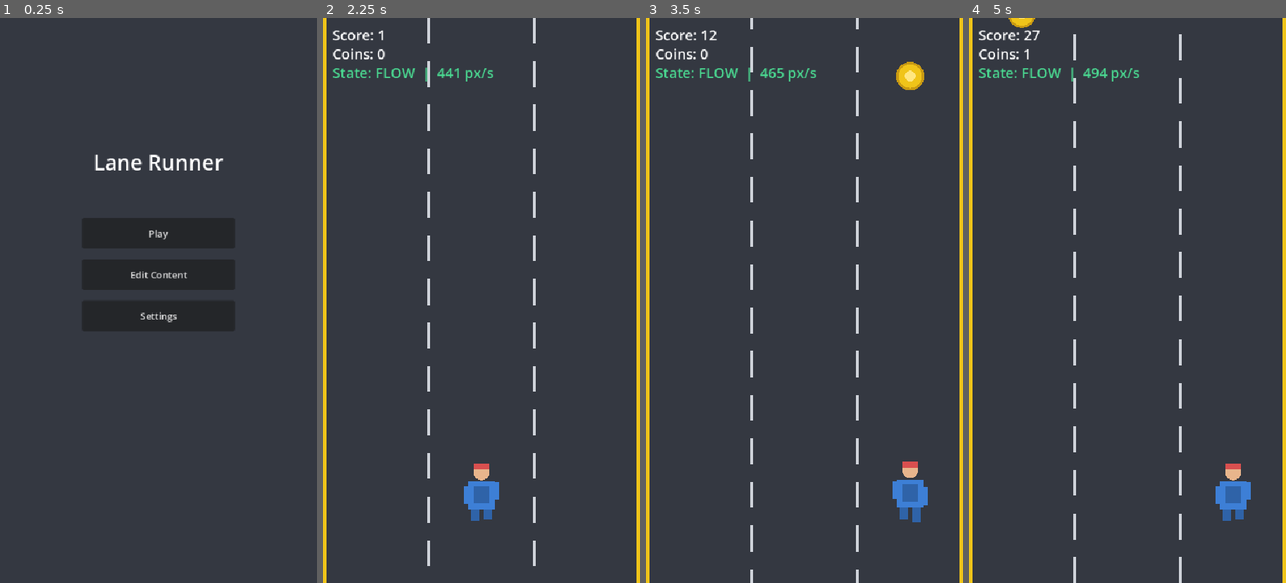
Above: before the commit, frames 1-4 (left to right).
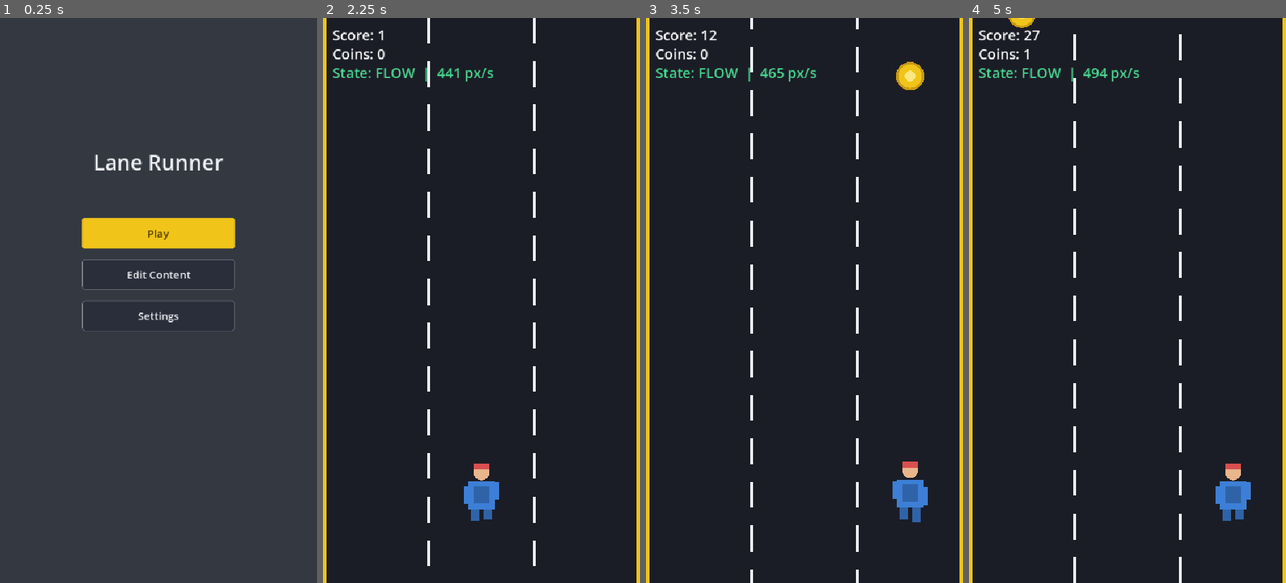
Above: after the commit, the same moments.

Repository: LauxThomas/AffectiveFlowAI_Engine
Game: Godot game, scene res://ui/main_menu.tscn
Same seed, same stepped clock (60 frames per second), same inputs: the game is played once before the commit and once after it.
Inputs (mouse positions are in pixels of both pictures, inside the frame that each line leads up to):
- Up to frame 1 (0.25 s): no input
- Up to frame 2 (2.25 s): click "Edit Content" at 0.5 s; click "< Menu" at 1.25 s; click "Play" at 2 s
- Up to frame 3 (3.5 s): tap Enter at 2.75 s; move the mouse to (874, 272) at 2.77 s; hold D from 2.78 s (still down); click (874, 272) at 2.92 s
- Up to frame 4 (5 s): release D at 3.5 s; drag from (1064, 328) to (1232, 492) at 3.52 s; move the mouse to (1159, 176) at 4.27 s; hold D from 4.28 s (still down)

The runs differ from the first frame. In frame 1, 3.4% of the frame differs, in the area x 25-75%, y 35-56%; in frame 2, 96%, in the area x 1-99%, y 0-100%; in frame 3, 96%; in frame 4, 96%.

Commit message:
Apply a project-wide visual identity via Godot Theme - no art assets needed
Following the visual identity reference (docs/TECHNICAL_BRIEF.md),
applies everything reachable through Theme alone: a new AppTheme
builder (Button/PrimaryButton/PanelContainer/ProgressBar/LineEdit
styles, colors pulled from what's already in the game - coins/lane
edges were already gold), applied project-wide via a new
ThemeBootstrap autoload so every scene picks it up automatically.

PrimaryButton (gold) applied to the one primary action per screen:
Play, Resume, Save Pack. main.gd's procedural world colors now
reference AppTheme constants instead of ad hoc hex literals. The debug
HUD's load meter recolors by cognitive state, matching the load
chart's own coloring. The question overlay's scaffold highlight
changed from a green color wash to a gold-bordered override -
deliberately not the FLOW-state green, to avoid the two reading as the
same signal.

Verified: triggered the question overlay's scaffold styling and
confirmed correct resolve/unpause, confirmed the pause menu's new
PrimaryButton Resume button opens/closes correctly via simulated ESC,
and loaded the menu/game/content-editor scenes headlessly with zero
errors. This confirms the theme applies and every touched path runs
without error - not a visual approval, which needs the actual editor
or exported build. Real sprite art, icons, and custom typography still
need an actual designer.

Diff:
--- a/editor/content_editor.tscn
+++ b/editor/content_editor.tscn
@@ -164,6 +164,7 @@
 
 [node name="SaveButton" type="Button" parent="Scroll/VBox/ActionButtons"]
 layout_mode = 2
+theme_type_variation = &"PrimaryButton"
 text = "Save Pack"
 
 [node name="PlayTestButton" type="Button" parent="Scroll/VBox/ActionButtons"]
--- a/game/main.gd
+++ b/game/main.gd
@@ -281,11 +281,15 @@
 	state_label.add_theme_color_override("font_color", AffectiveTypes.STATE_COLOR[state] as Color)
 
 # ─── Straße zeichnen ───────────────────────────────────────
+# Colors match the project-wide identity (ui/app_theme.gd): AppTheme.INK_2
+# for the asphalt (slightly lighter than pure UI black, keeps the game
+# world visually distinct from UI chrome) and AppTheme.GOLD for the edges,
+# already what this drew before the identity pass formalized it.
 func _draw() -> void:
 	var vp := get_viewport_rect().size
-	draw_rect(Rect2(Vector2.ZERO, vp), Color("343841"))          # Asphalt
-	draw_rect(Rect2(0, 0, 6, vp.y), Color("f0c419"))             # Rand links
-	draw_rect(Rect2(vp.x - 6, 0, 6, vp.y), Color("f0c419"))      # Rand rechts
+	draw_rect(Rect2(Vector2.ZERO, vp), AppTheme.INK_2)               # Asphalt
+	draw_rect(Rect2(0, 0, 6, vp.y), AppTheme.GOLD)                   # Rand links
+	draw_rect(Rect2(vp.x - 6, 0, 6, vp.y), AppTheme.GOLD)            # Rand rechts
 
 	# gestrichelte Lane-Trenner, nach unten scrollend
 	var period := 74.0
@@ -294,5 +298,5 @@
 		var line_x := vp.x * float(d) / float(LANE_COUNT)
 		var y := -period + off
 		while y < vp.y:
-			draw_rect(Rect2(line_x - 3.0, y, 6.0, 44.0), Color("cfd3da"))
+			draw_rect(Rect2(line_x - 3.0, y, 6.0, 44.0), AppTheme.PAPER)
 			y += period
--- a/project.godot
+++ b/project.godot
@@ -20,6 +20,7 @@
 
 [autoload]
 
+ThemeBootstrap="*res://ui/theme_bootstrap.gd"
 AffectiveEngine="*res://affective/affective_engine.gd"
 GameSession="*res://game/game_session.gd"
 
@@ -31,4 +32,4 @@
 
 [rendering]
 
-environment/defaults/default_clear_color=Color(0.203922, 0.219608, 0.254902, 1)
+environment/defaults/default_clear_color=Color(0.070588, 0.07451, 0.098039, 1)
--- /dev/null
+++ b/ui/app_theme.gd
@@ -0,0 +1,116 @@
+# Project-wide visual identity, applied without any custom art assets -
+# see the visual identity reference linked from docs/TECHNICAL_BRIEF.md.
+# Colors are pulled straight from what already exists in the codebase:
+# AffectiveTypes.STATE_COLOR for the three cognitive states, and the gold
+# already used for coins/lane edges/obstacle warning stripes as the one
+# accent. This gets the game most of the way to "looks considered" without
+# needing a 2D artist - actual sprite art, icons, and custom fonts are
+# still a real design-pass gap this can't close.
+extends RefCounted
+class_name AppTheme
+
+const INK := Color("121319")
+const INK_2 := Color("1b1d26")
+const INK_3 := Color("2a2d3a")
+const PAPER := Color("eceef1")
+const GOLD := Color("f0c419")
+const GOLD_INK := Color("4a3900")
+
+static func build() -> Theme:
+	var theme := Theme.new()
+	theme.default_font_size = 18
+
+	_style_panel(theme)
+	_style_button(theme)
+	_style_primary_button(theme)
+	_style_progress_bar(theme)
+	_style_misc(theme)
+
+	return theme
+
+static func _style_panel(theme: Theme) -> void:
+	var panel_style := StyleBoxFlat.new()
+	panel_style.bg_color = Color(INK_2, 0.96)
+	panel_style.border_color = INK_3
+	panel_style.set_border_width_all(1)
+	panel_style.set_corner_radius_all(8)
+	panel_style.set_content_margin_all(14.0)
+	theme.set_stylebox("panel", "PanelContainer", panel_style)
+
+static func _style_button(theme: Theme) -> void:
+	var normal := StyleBoxFlat.new()
+	normal.bg_color = INK_3
+	normal.border_color = Color(PAPER, 0.16)
+	normal.set_border_width_all(1)
+	normal.set_corner_radius_all(4)
+	normal.set_content_margin_all(10.0)
+
+	var hover := normal.duplicate() as StyleBoxFlat
+	hover.border_color = GOLD
+
+	var pressed := normal.duplicate() as StyleBoxFlat
+	pressed.bg_color = INK
+
+	var disabled := normal.duplicate() as StyleBoxFlat
+	disabled.bg_color = Color(INK_3, 0.5)
+	disabled.border_color = Color(PAPER, 0.08)
+
+	theme.set_stylebox("normal", "Button", normal)
+	theme.set_stylebox("hover", "Button", hover)
+	theme.set_stylebox("pressed", "Button", pressed)
+	theme.set_stylebox("focus", "Button", hover)
+	theme.set_stylebox("disabled", "Button", disabled)
+	theme.set_color("font_color", "Button", PAPER)
+	theme.set_color("font_hover_color", "Button", GOLD)
+	theme.set_color("font_pressed_color", "Button", GOLD)
+	theme.set_color("font_disabled_color", "Button", Color(PAPER, 0.4))
+
+static func _style_primary_button(theme: Theme) -> void:
+	theme.set_type_variation("PrimaryButton", "Button")
+
+	var normal := StyleBoxFlat.new()
+	normal.bg_color = GOLD
+	normal.set_corner_radius_all(4)
+	normal.set_content_margin_all(10.0)
+
+	var hover := normal.duplicate() as StyleBoxFlat
+	hover.bg_color = GOLD.lightened(0.15)
+
+	var pressed := normal.duplicate() as StyleBoxFlat
+	pressed.bg_color = GOLD.darkened(0.15)
+
+	theme.set_stylebox("normal", "PrimaryButton", normal)
+	theme.set_stylebox("hover", "PrimaryButton", hover)
+	theme.set_stylebox("pressed", "PrimaryButton", pressed)
+	theme.set_stylebox("focus", "PrimaryButton", hover)
+	theme.set_color("font_color", "PrimaryButton", GOLD_INK)
+	theme.set_color("font_hover_color", "PrimaryButton", GOLD_INK)
+	theme.set_color("font_pressed_color", "PrimaryButton", GOLD_INK)
+
+static func _style_progress_bar(theme: Theme) -> void:
+	var bg := StyleBoxFlat.new()
+	bg.bg_color = INK
+	bg.set_corner_radius_all(3)
+	var fill := StyleBoxFlat.new()
+	fill.bg_color = GOLD
+	fill.set_corner_radius_all(3)
+	theme.set_stylebox("background", "ProgressBar", bg)
+	theme.set_stylebox("fill", "ProgressBar", fill)
+
+static func _style_misc(theme: Theme) -> void:
+	theme.set_color("font_color", "Label", PAPER)
+	theme.set_color("font_color", "CheckBox", PAPER)
+	theme.set_color("font_color", "RichTextLabel", PAPER)
+	theme.set_color("default_color", "RichTextLabel", PAPER)
+	theme.set_color("font_color", "LineEdit", PAPER)
+	theme.set_color("font_color", "SpinBox", PAPER)
+	theme.set_color("separator", "HSeparator", Color(PAPER, 0.12))
+	theme.set_constant("separation", "HSeparator", 12)
+
+	var line_edit_normal := StyleBoxFlat.new()
+	line_edit_normal.bg_color = INK
+	line_edit_normal.border_color = Color(PAPER, 0.18)
+	line_edit_normal.set_border_width_all(1)
+	line_edit_normal.set_corner_radius_all(3)
+	line_edit_normal.set_content_margin_all(8.0)
+	theme.set_stylebox("normal", "LineEdit", line_edit_normal)
--- a/ui/debug_hud.gd
+++ b/ui/debug_hud.gd
@@ -62,7 +62,14 @@
 
 func _on_state_changed(new_state: AffectiveTypes.CognitiveState) -> void:
 	state_label.text = AffectiveTypes.state_name(new_state)
-	state_label.add_theme_color_override("font_color", AffectiveTypes.STATE_COLOR[new_state] as Color)
+	var state_color: Color = AffectiveTypes.STATE_COLOR[new_state] as Color
+	state_label.add_theme_color_override("font_color", state_color)
+	# Mirrors the load chart's own per-state coloring instead of the theme's
+	# generic gold fill - the meter and the chart should read as one signal.
+	var fill_style := StyleBoxFlat.new()
+	fill_style.bg_color = state_color
+	fill_style.set_corner_radius_all(3)
+	load_meter.add_theme_stylebox_override("fill", fill_style)
 
 func _on_params_changed(new_params: AdaptationParams) -> void:
 	params_label.text = new_params.to_debug_string()
--- a/ui/main_menu.tscn
+++ b/ui/main_menu.tscn
@@ -24,6 +24,7 @@
 offset_top = 340.0
 offset_right = 400.0
 offset_bottom = 392.0
+theme_type_variation = &"PrimaryButton"
 text = "Play"
 
 [node name="EditContentButton" type="Button" parent="."]
--- a/ui/pause_menu.tscn
+++ b/ui/pause_menu.tscn
@@ -23,6 +23,7 @@
 [node name="ResumeButton" type="Button" parent="Panel/VBoxContainer"]
 layout_mode = 2
 custom_minimum_size = Vector2(0, 48)
+theme_type_variation = &"PrimaryButton"
 text = "Resume"
 
 [node name="MenuButton" type="Button" parent="Panel/VBoxContainer"]
--- a/ui/question_overlay.gd
+++ b/ui/question_overlay.gd
@@ -14,7 +14,6 @@
 signal answer_chosen(correct: bool, question_id: String, time_to_answer_ms: float)
 
 const FEEDBACK_DELAY_SEC := 1.2
-const SCAFFOLD_HIGHLIGHT := Color(0.75, 1.0, 0.82)
 
 @onready var panel: PanelContainer = $Panel
 @onready var question_label: Label = $Panel/VBoxContainer/QuestionLabel
@@ -70,12 +69,35 @@
 			btn.visible = true
 			btn.disabled = false
 			btn.text = String(answers[indices[i]])
-			btn.modulate = SCAFFOLD_HIGHLIGHT if (hint_level >= 1 and indices[i] == _correct_original_index) else Color.WHITE
+			if hint_level >= 1 and indices[i] == _correct_original_index:
+				_apply_scaffold_style(btn)
+			else:
+				_clear_scaffold_style(btn)
 		else:
 			btn.visible = false
 
 	_start_usec = Time.get_ticks_usec()
 	panel.visible = true
+
+# Gold border, not the FLOW-state green - a scaffolded answer means "this is
+# emphasized," and reusing the state color there would read as "you're in
+# flow" instead. Buttons are reused across questions, so the non-highlighted
+# ones must have this explicitly cleared each time, not just left alone.
+func _apply_scaffold_style(btn: Button) -> void:
+	var style := StyleBoxFlat.new()
+	style.bg_color = AppTheme.INK_3
+	style.border_color = AppTheme.GOLD
+	style.set_border_width_all(2)
+	style.set_corner_radius_all(4)
+	style.set_content_margin_all(10.0)
+	btn.add_theme_stylebox_override("normal", style)
+	btn.add_theme_stylebox_override("hover", style)
+	btn.add_theme_stylebox_override("focus", style)
+
+func _clear_scaffold_style(btn: Button) -> void:
+	btn.remove_theme_stylebox_override("normal")
+	btn.remove_theme_stylebox_override("hover")
+	btn.remove_theme_stylebox_override("focus")
 
 func _on_answer_pressed(button_index: int) -> void:
 	if _resolved:
--- /dev/null
+++ b/ui/theme_bootstrap.gd
@@ -0,0 +1,8 @@
+# Autoload "ThemeBootstrap". Applies the project-wide Theme (see
+# ui/app_theme.gd) to the root window so every scene picks it up
+# automatically - no per-scene theme wiring needed. Runs before the main
+# scene's _ready() since all autoloads initialize first.
+extends Node
+
+func _ready() -> void:
+	get_tree().root.theme = AppTheme.build()
Not shown, added: ui/app_theme.gd.uid
Not shown, added: ui/theme_bootstrap.gd.uid
Not shown, changed: docs/MVP_SPEC.md
